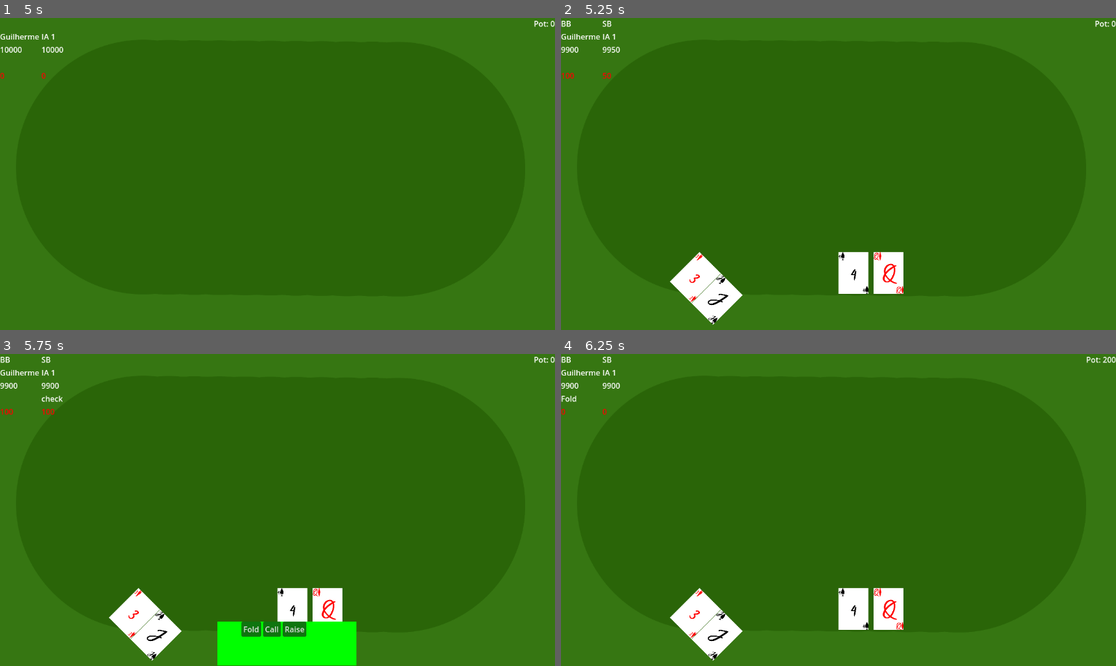
Above: before the commit, frames 1-4 (two rows, left to right).
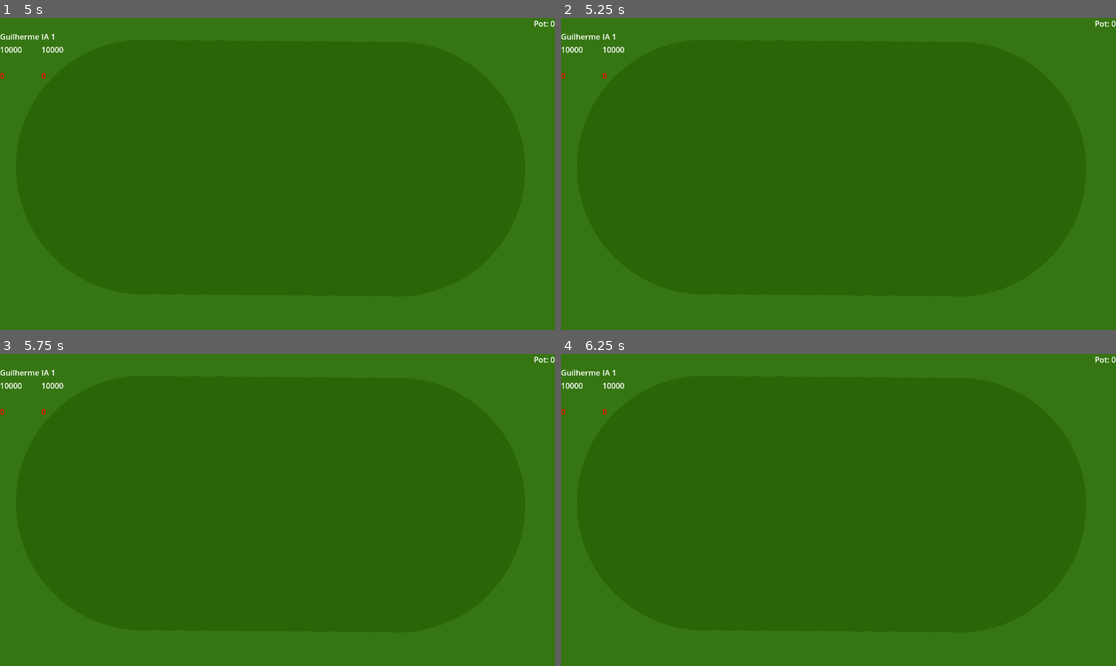
Above: after the commit, the same moments.

Repository: TiamatInteractive/Poker
Game: Godot game, scene res://game_table/Poker_Table.tscn
The game is run twice, just before and just after one commit, with the same random seed, the same clock (stepped at 60 frames per second) and the same inputs.
Inputs (mouse positions are in pixels of both pictures, inside the frame that each line leads up to):
- Up to frame 1 (5 s): tap Enter at 0.5, 2, 3.5 s; tap Space at 1.25, 2.75, 4.25 s
- Up to frame 2 (5.25 s): no input
- Up to frame 3 (5.75 s): no input
- Up to frame 4 (6.25 s): click (810, 628) at 5.75 s, where only the run before the commit has a clickable "Fold"

Frame 1 is identical in both runs. In frame 2, 3.1% of the frame differs, in the area x 0-62%, y 0-99%; in frame 3, 6.4%, in the area x 0-65%, y 0-100%; in frame 4, 3.2%.

Commit message:
WIP: Trying RPC

Diff:
--- a/Game.gd
+++ b/Game.gd
@@ -12,6 +12,7 @@
 
 func _on_host_pressed():
 	table.show()
+	table.is_host = true
 	main_menu.hide()
 	enet_peer.create_server(PORT)
 	multiplayer.multiplayer_peer = enet_peer
@@ -27,6 +28,4 @@
 	enet_peer.create_client("localhost",PORT)
 	multiplayer.multiplayer_peer = enet_peer
 	get_tree().paused = false
-	table.add_players_from_id()
-	table.start_game()
 	pass # Replace with function body.
--- a/Game.tscn
+++ b/Game.tscn
@@ -10,24 +10,21 @@
 properties/1/path = NodePath("PokerTable:id_button")
 properties/1/spawn = true
 properties/1/replication_mode = 1
-properties/2/path = NodePath("PokerTable:players_id")
+properties/2/path = NodePath("PokerTable:actual_bet")
 properties/2/spawn = true
 properties/2/replication_mode = 1
-properties/3/path = NodePath("PokerTable:actual_bet")
+properties/3/path = NodePath("PokerTable:big_binds")
 properties/3/spawn = true
 properties/3/replication_mode = 1
-properties/4/path = NodePath("PokerTable:big_binds")
+properties/4/path = NodePath("PokerTable:start_stack")
 properties/4/spawn = true
 properties/4/replication_mode = 1
-properties/5/path = NodePath("PokerTable:start_stack")
+properties/5/path = NodePath("PokerTable:debug")
 properties/5/spawn = true
 properties/5/replication_mode = 1
-properties/6/path = NodePath("PokerTable:debug")
+properties/6/path = NodePath("PokerTable:number_player")
 properties/6/spawn = true
 properties/6/replication_mode = 1
-properties/7/path = NodePath("PokerTable:number_player")
-properties/7/spawn = true
-properties/7/replication_mode = 1
 
 [node name="Game" type="Node"]
 process_mode = 3
--- a/game_table/Poker_Table.gd
+++ b/game_table/Poker_Table.gd
@@ -5,6 +5,7 @@
 #2: verify if there is more than one person betting, open 1 card and start bet
 #3: verify if there is more than one person betting, open 1 card and start bet
 #4: verify if there is more than one person betting, if not, not open hands and select winner
+var is_host:bool = false
 const card_base = preload("res://interface/Card_Base.tscn")
 const xs_cards = [1, 0.50, 0.50, 0.50, 1, 1.50, 1.50, 1.50]
 const ys_cards = [1.50, 1.50, 1, 0.50, 0.50, 0.50, 1, 1.50]
@@ -25,8 +26,7 @@
 var big_bind:int
 var small_bind:int
 @export var actual_bet:int
-var players: Array = []
-@export var players_id: Array = []
+var players: Array
 @export var table: Array
 var hands_draw: Array
 var table_draw: Array
@@ -54,23 +54,29 @@
 		#players.append(Player.new(start_stack,i))
 
 func add_player(peer_id):
-	var test = players_id.duplicate()
-	test.append(peer_id)
-	players_id = test
 	players.append(Player.new(start_stack, number_player, peer_id, false))
 	number_player += 1
+	for i in players:
+		var t = i.chair
+		var l = 1
+	var player_copy = players
+	rpc("update_player",player_copy)
 	if number_player > 1:
 		start_game()
 
-func add_players_from_id():
-	for i in range(players.size(), players_id.size()):
-		players.append(Player.new(start_stack, number_player, players_id[i], false))
+@rpc("call_remote", "any_peer", "reliable")
+func update_player(player_copy):
+	players = player_copy
+	if step == 0:
+		big_bind = big_binds[0]
+		small_bind = big_bind/2
+		ui_menu.set_players_value(player_copy)
 
 
 func start_game():
 	id_button = randi_range(0, number_player-1)
 	id_player_actual = id_button
-	var p = players
+	var t = is_host
 	actual_bet = 0
 	big_bind = big_binds[0]
 	small_bind = big_bind/2
@@ -83,25 +89,32 @@
 	$HBoxContainer.size = Vector2(get_viewport_rect().size.x,0)
 	$HBoxContainer/Pot.text = "Pot: " + str(pot)
 	$Mesa.size = get_viewport_rect().size
-	if players.size()<players_id.size():
-		add_players_from_id()
-
-func _on_bet_menu_call_check():
+
+@rpc( "any_peer", "reliable")
+func start_all():
+	pot = 0
+	table = []
+	id_button = (id_button + 1)%number_player
+	step = 0
+	next_step()
+
+@rpc("call_local", "any_peer", "reliable")
+func call_check():
 	players[id_player_actual].was_played = true
 	var t = players[id_player_actual].actual_bet
 	players[id_player_actual].stack -= actual_bet - players[id_player_actual].actual_bet
 	players[id_player_actual].actual_bet = actual_bet
 	players[id_player_actual].action = "check"
 	next_player(true)
-	#call/check animation
-
-func _on_bet_menu_fold():
+
+@rpc("call_local", "any_peer", "reliable")
+func fold():
 	players[id_player_actual].is_playing = false
 	players[id_player_actual].action = "fold"
 	next_player(true)
-	#fold animation
-
-func _on_bet_menu_raise(value):
+
+@rpc("call_local", "any_peer", "reliable")
+func raise(value):
 	players = players.map(set_player_not_played)
 	players[id_player_actual].was_played = true
 	players[id_player_actual].actual_bet = value
@@ -109,14 +122,19 @@
 	actual_bet = value
 	players[id_player_actual].action = "raise"
 	next_player(true)
-	#raise animation
+
+func _on_bet_menu_call_check():
+	rpc("call_check")
+
+func _on_bet_menu_fold():
+	rpc("fold")
+	#fold animation
+func _on_bet_menu_raise(value):
+	rpc("raise",value)
 
 func _on_start_timeout():
-	pot = 0
-	table = []
-	id_button = (id_button + 1)%number_player
-	step = 0
-	next_step()
+	rpc("update_player",players as Array[Player])
+	rpc("start_all")
 
 func _on_ia_timeout():
 	_on_bet_menu_call_check()
@@ -193,6 +211,7 @@
 	packet.set_new_packet()
 	#2: Set big and small binds
 	var p = players
+	var t = is_host
 	players = players.map(set_player_start)
 	bet_menu.min_bet = big_bind
 	players[id_button%number_player].mark = "D"
--- a/game_table/Poker_Table.tscn
+++ b/game_table/Poker_Table.tscn
@@ -38,7 +38,7 @@
 autostart = true
 
 [node name="Start" type="Timer" parent="."]
-wait_time = 5.0
+wait_time = 8.0
 one_shot = true
 
 [node name="Ia" type="Timer" parent="."]
--- a/interface/UI_Bet.gd
+++ b/interface/UI_Bet.gd
@@ -7,7 +7,7 @@
 	for i in players:
 		set_player_value(i)
 
-func set_player_value(player:Player):
+func set_player_value(player):
 	var path = "HBoxContainer/Player " + str(player.chair+1)
 	get_node(path).visible = true
 	get_node(path + "/Mark").text = player.mark
